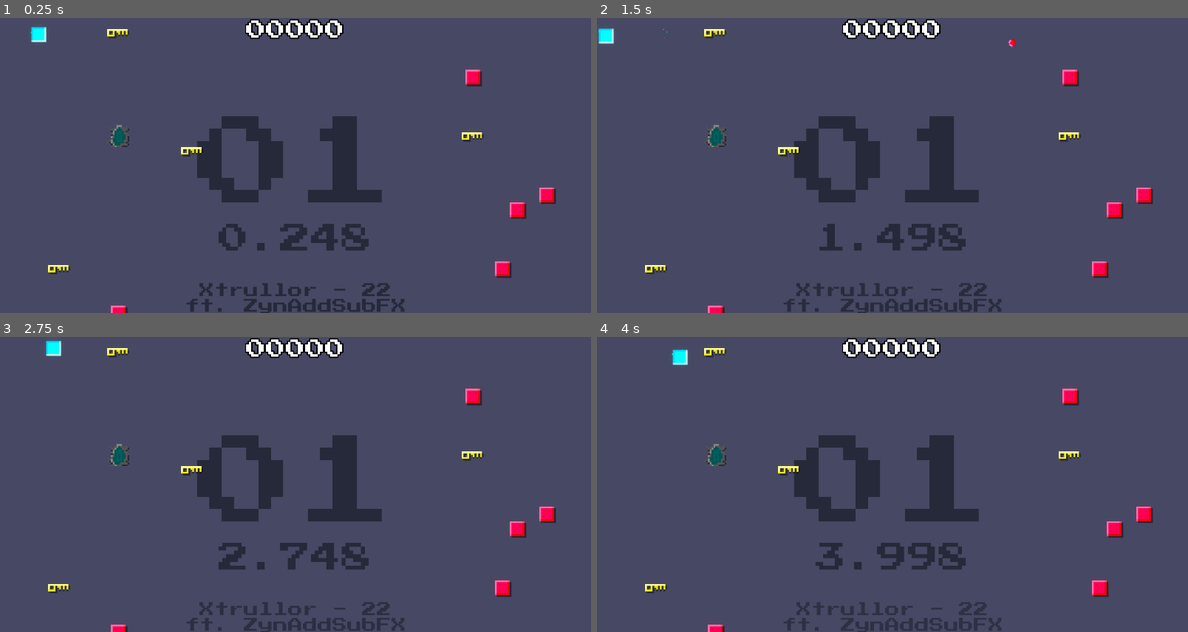
Above: before the commit, frames 1-4 (two rows, left to right).
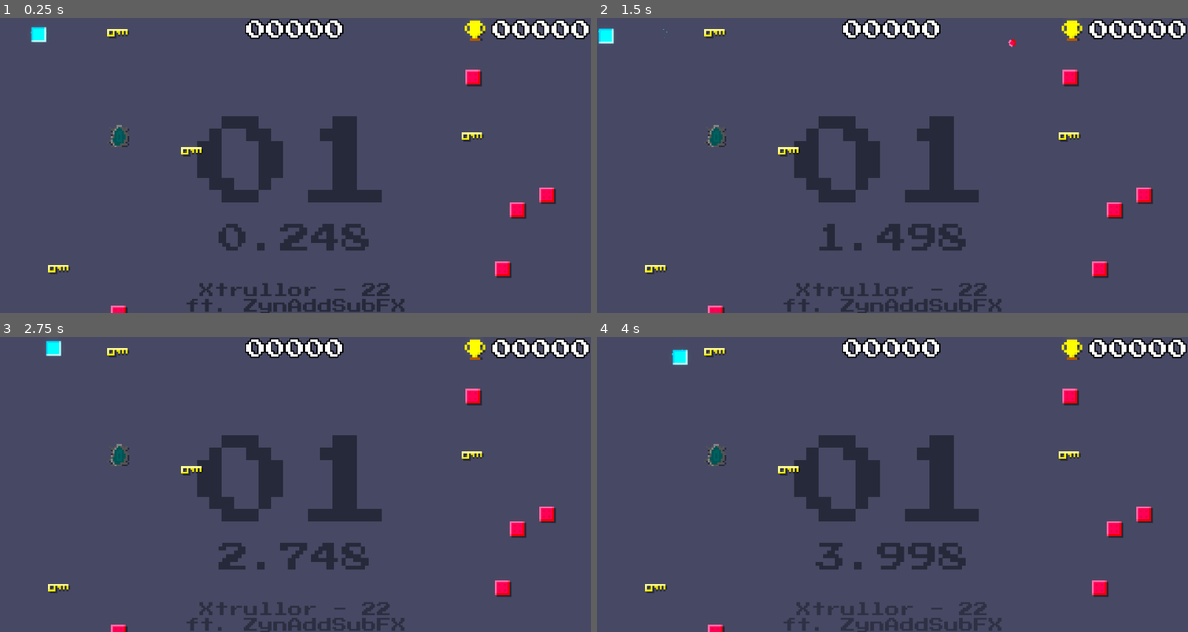
Above: after the commit, the same moments.

Repository: veprogames/gododger
Game: Godot game, scene res://level/level.tscn
Same seed, same stepped clock (60 frames per second), same inputs: the game is played once before the commit and once after it.
Inputs (mouse positions are in pixels of both pictures, inside the frame that each line leads up to):
- Up to frame 1 (0.25 s): no input
- Up to frame 2 (1.5 s): move the mouse to (922, 165) at 0.52 s; move the mouse to (862, 165) at 1.27 s
- Up to frame 3 (2.75 s): move the mouse to (307, 478) at 2.02 s
- Up to frame 4 (4 s): move the mouse to (886, 490) at 2.77 s; move the mouse to (933, 487) at 3.52 s

The runs differ from the first frame. In frame 1, 1.0% of the frame differs, in the area x 78-100%, y 0-8%; in frame 2, 1.0%; in frame 3, 1.0%; in frame 4, 1.0%.

Commit message:
Saving and loading highscores

Diff:
--- /dev/null
+++ b/global/global.gd
@@ -0,0 +1,37 @@
+extends Node2D
+
+var highscores := {}
+
+func _ready() -> void:
+	load_game()
+
+func save_highscore(id: String, score: int) -> void:
+	highscores[id] = maxi(highscores[id] if id in highscores else 0, score)
+	save_game()
+
+func get_highscore(id: String) -> int:
+	return highscores.get(id, 0)
+
+func get_total_score() -> int:
+	var sum := 0
+	for k in highscores:
+		if highscores[k] is int:
+			sum += highscores[k]
+	return sum
+
+func save_game() -> void:
+	var f := FileAccess.open_encrypted_with_pass("user://gododger.sav", FileAccess.WRITE, OS.get_unique_id())
+	var save_obj := {
+		"highscores": highscores
+	}
+	f.store_pascal_string(var_to_str(save_obj))
+	f.close()
+
+func load_game() -> void:
+	var f := FileAccess.open_encrypted_with_pass("user://gododger.sav", FileAccess.READ, OS.get_unique_id())
+	if f:
+		var line = f.get_pascal_string()
+		var data = str_to_var(line)
+		if data is Dictionary and "highscores" in data:
+			highscores = data.highscores
+		f.close()
--- /dev/null
+++ b/global/global.tscn
@@ -0,0 +1,6 @@
+[gd_scene load_steps=2 format=3 uid="uid://docvg2on82sl"]
+
+[ext_resource type="Script" path="res://global/global.gd" id="1_xi25y"]
+
+[node name="Global" type="Node2D"]
+script = ExtResource("1_xi25y")
--- a/level/level.gd
+++ b/level/level.gd
@@ -50,7 +50,7 @@
 
 func _on_player_died(death_instance: PlayerDeath) -> void:
 	Input.mouse_mode = Input.MOUSE_MODE_VISIBLE
-	highscore = max(get_score(), highscore)
+	Global.save_highscore("xtrullor22", get_score())
 	game_restarted.emit(highscore)
 	add_child(death_instance)
 	var tween := create_tween()
--- a/project.godot
+++ b/project.godot
@@ -18,6 +18,7 @@
 
 [autoload]
 
+Global="*res://global/global.tscn"
 GlobalSound="*res://globalsound/global_sound.tscn"
 
 [display]
--- a/ui/ui.gd
+++ b/ui/ui.gd
@@ -8,10 +8,9 @@
 @onready var label_highscore := $HBoxContainer/LabelHighscore as Label
 
 func _ready() -> void:
-	update_highscore(0)
+	update_highscore(Global.get_highscore("xtrullor22"))
 	label_level.text = "%02d" % (level.level + 1)
 	level.connect("level_changed", _on_level_changed)
-	level.game_restarted.connect(update_highscore)
 
 	var tween := create_tween()
 	tween.tween_property(label_song, "modulate", Color.TRANSPARENT, 15)
--- a/ui/ui.tscn
+++ b/ui/ui.tscn
@@ -76,7 +76,6 @@
 horizontal_alignment = 1
 
 [node name="HBoxContainer" type="HBoxContainer" parent="."]
-visible = false
 anchors_preset = 1
 anchor_left = 1.0
 anchor_right = 1.0
